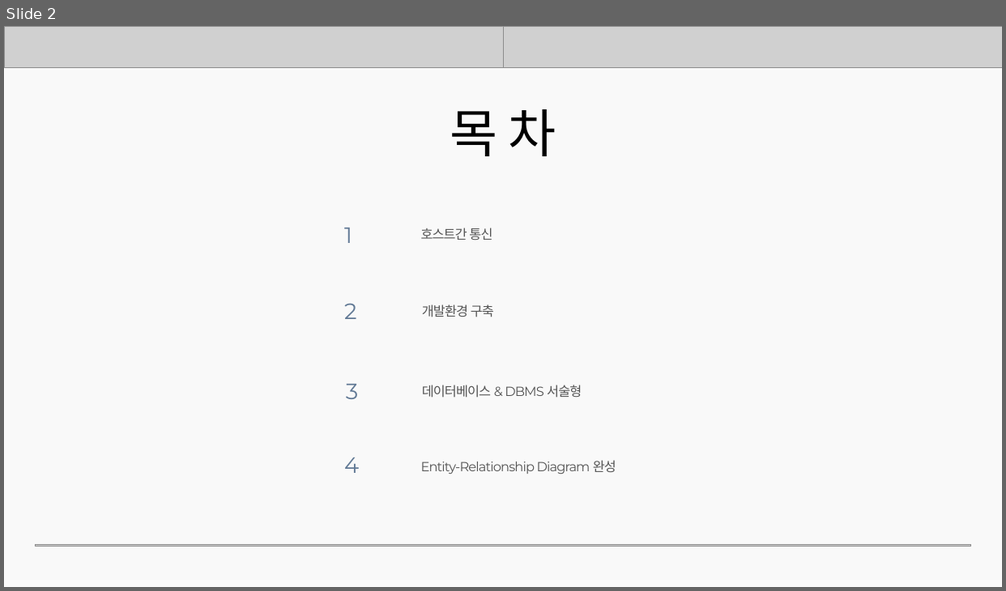
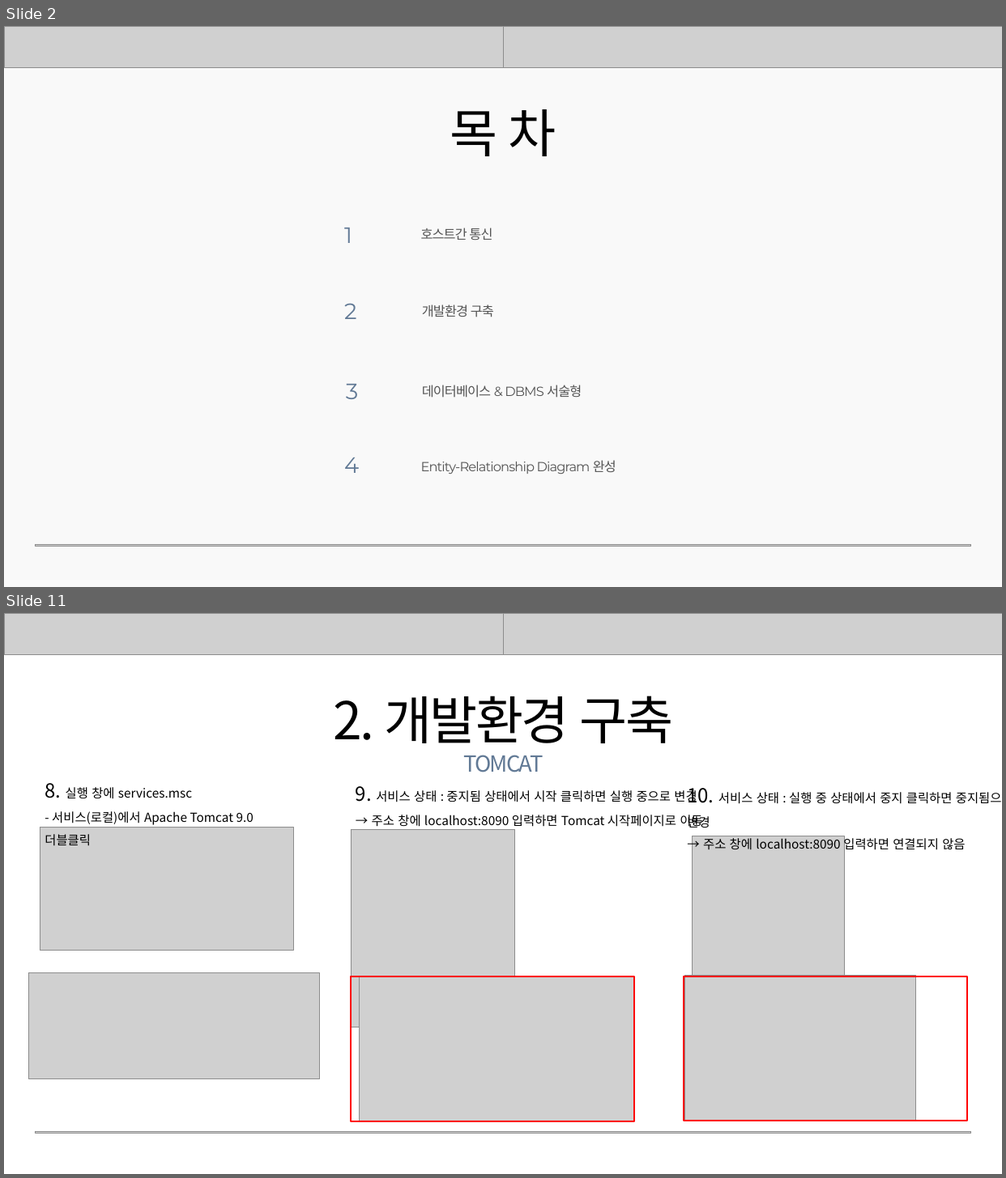
Before and after one commit to rombird/LEELEELIM, a slide deck: 응용SW기초기술활용.pptx. Shown one above the other, each under a label of ours: slide 2 before the commit, slides 2 and 11 after it; the slides between them are not shown. The pictures are 1006x591 and 1006x1178 pixels, drawn with LibreOffice and Linux fonts; fonts in the diff are those of the drawing; grey boxes stand for pictures; background and template pictures are left out. Boxes give left, top, right and bottom in pixels: in the first picture for what was removed or moved away, otherwise in the second. Text is boxed around its words. In the diff, an @@ line names an element or a change of style, - is before the commit and + after.

```diff
--- a/응용SW기초기술활용.pptx
+++ b/응용SW기초기술활용.pptx
@@ slide 11 added at [4, 613, 1002, 1174], background #FFFFFF @@
@@ picture added at [4, 613, 1002, 654] @@
@@ picture added at [503, 613, 1002, 654] @@
@@ text added at [334, 696, 674, 743], 75 pt, text #000000 @@
+2. 개발환경 구축
@@ text added at [463, 755, 543, 773], 32 pt, text #617995 @@
+TOMCAT
@@ text added at [44, 783, 253, 845], 18 pt, text #000000 @@
+8. 실행 창에 services.msc
+- 서비스(로컬)에서 Apache Tomcat 9.0 더블클릭
@@ text added at [356, 786, 702, 828], 18 pt, text #000000 @@
+9. 서비스 상태 : 중지됨 상태에서 시작 클릭하면 실행 중으로 변경
+→ 주소 창에 localhost:8090 입력하면 Tomcat 시작페이지로 이동
@@ text added at [687, 788, 1002, 853], 18 pt, text #000000 @@
+10. 서비스 상태 : 실행 중 상태에서 중지 클릭하면 중지됨으로 변경
+→ 주소 창에 localhost:8090 입력하면 연결되지 않음
@@ picture added at [40, 827, 293, 950] @@
@@ picture added at [351, 829, 514, 1027] @@
@@ picture added at [692, 836, 845, 1005] @@
@@ picture added at [29, 973, 319, 1079] @@
@@ rectangle added at [351, 977, 635, 1122], outline #FF0000 2.25 pt @@
@@ picture added at [360, 977, 635, 1121] @@
@@ rectangle added at [684, 977, 967, 1122], outline #FF0000 2.25 pt @@
@@ picture added at [684, 976, 915, 1120] @@
@@ picture added at [35, 1132, 970, 1133] @@
```
Also in this commit, not shown: 14 slides changed, 8 other slides added.
